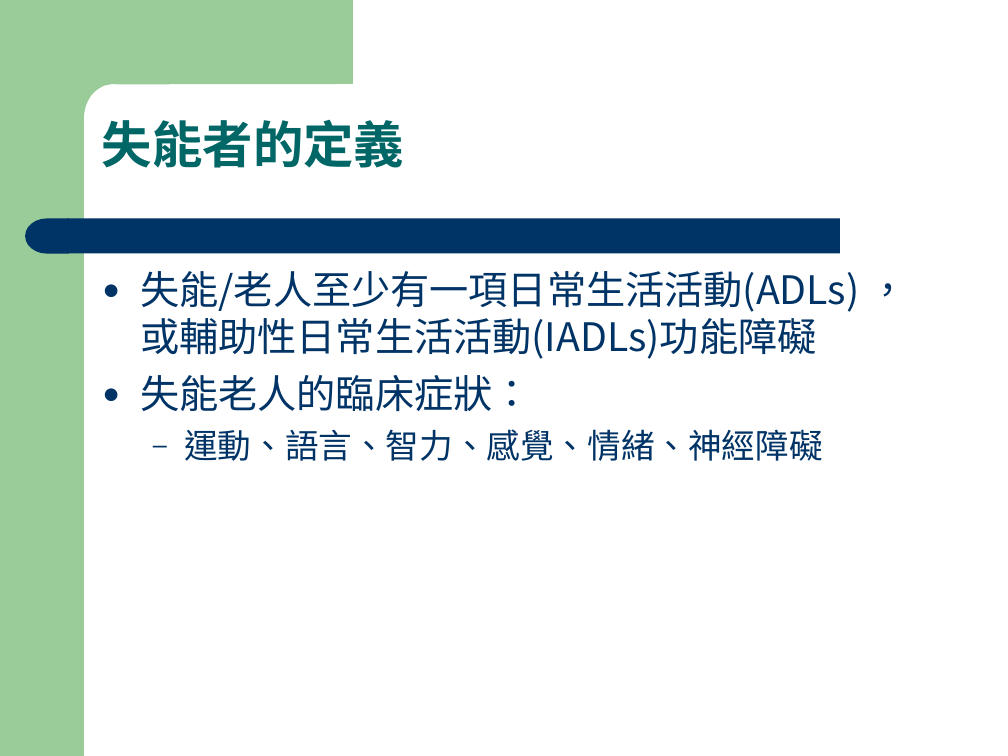
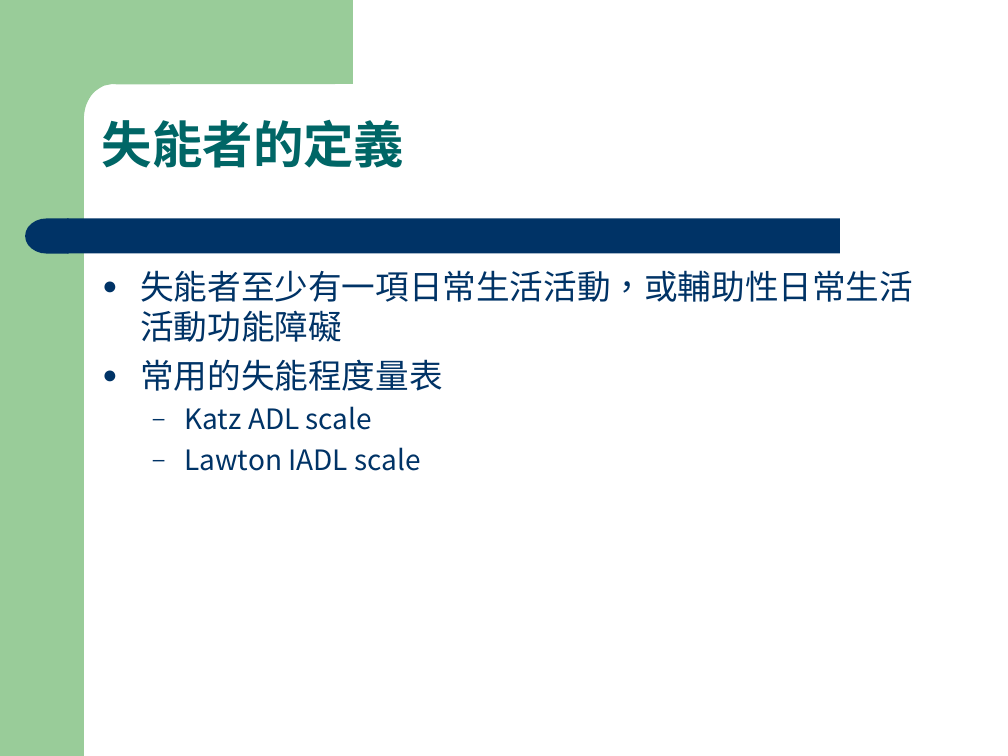
Before and after one commit to fhopecc/fhopecc, a slide deck: slide 11 of public/tutor/home_care.ppt (slide 10 before the commit). Drawn at 1008x756 pixels with LibreOffice and Linux fonts; fonts in the diff are those of the drawing. Boxes give left, top, right and bottom in pixels: in the first picture for what was removed or moved away, otherwise in the second. Text is boxed around its words. In the diff, an @@ line names an element or a change of style, - is before the commit and + after.

```diff
--- a/public/tutor/home_care.ppt
+++ b/public/tutor/home_care.ppt
@@ text at box(140, 270, 913, 471): text changed; size 28 to 24 pt @@
-● 失能/老人至少有一項日常生活活動(ADLs) ，或輔助性日常生活活動(IADLs)功能障礙
-● 失能老人的臨床症狀：
-  – 運動、語言、智力、感覺、情緒、神經障礙
+● 失能者至少有一項日常生活活動，或輔助性日常生活活動功能障礙
+● 常用的失能程度量表
+  – Katz ADL scale
+  – Lawton IADL scale
```
Also in this commit, not shown: 2 other slides changed, 4 slides removed, 7 other files.
